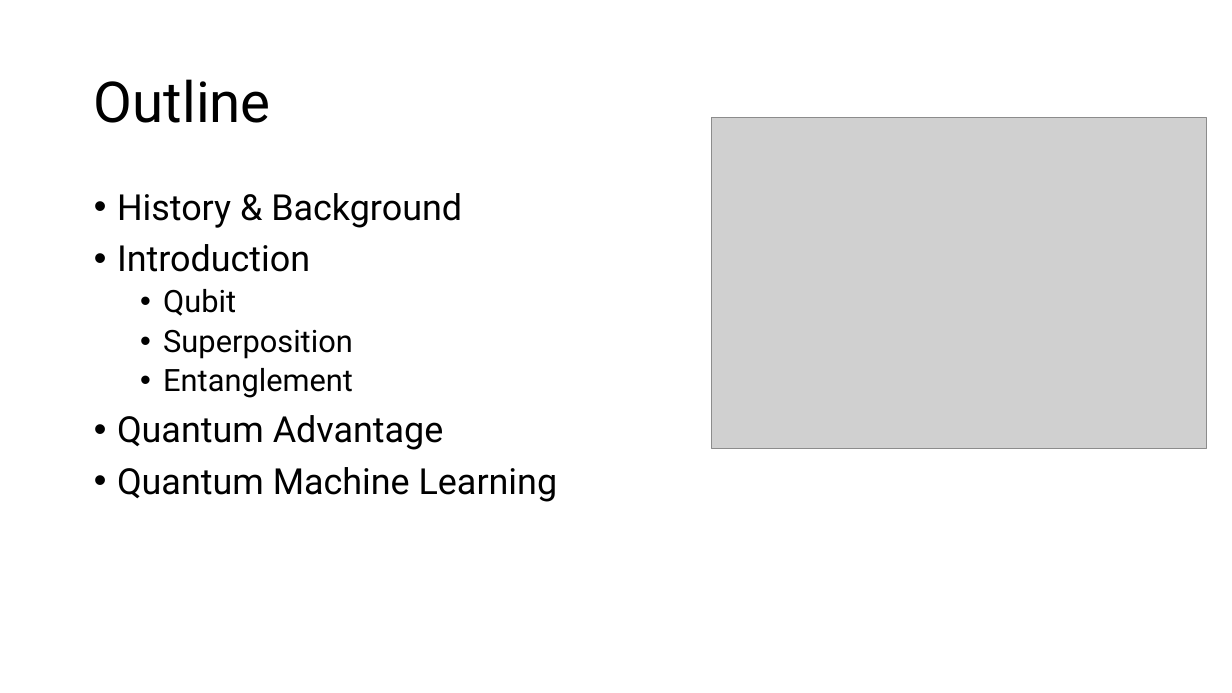
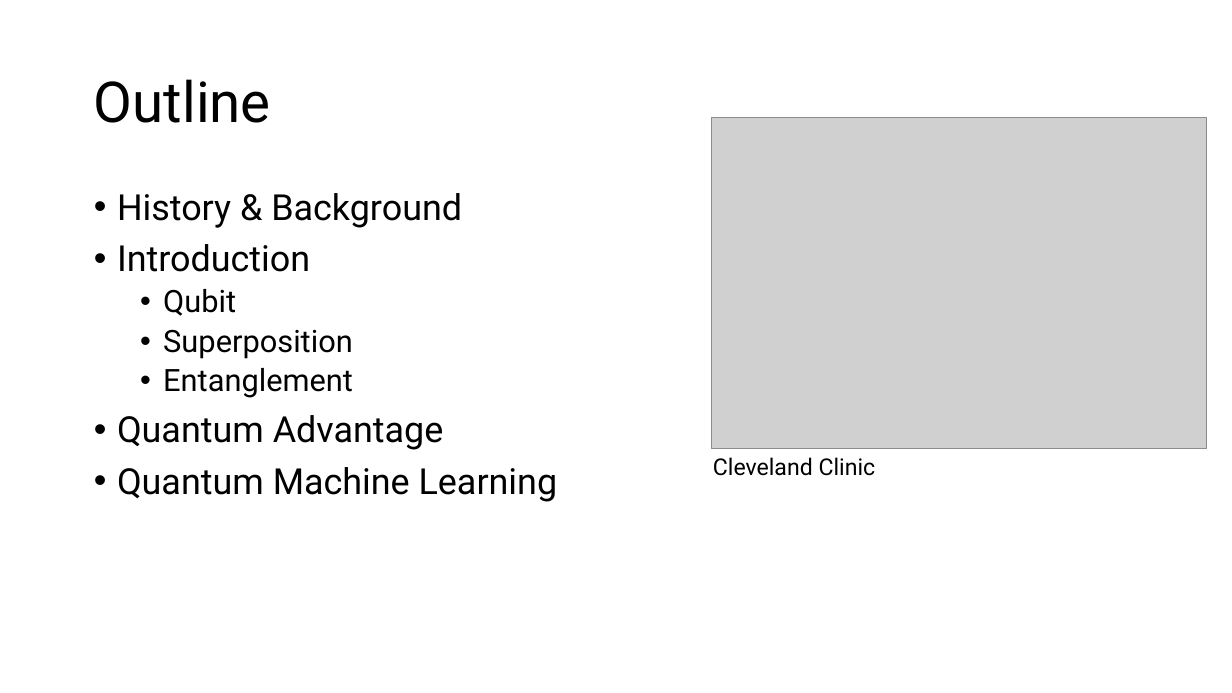
Before and after one commit to aebergl/Presentations, a slide deck: slide 3 of QuantumComputing.pptx. Drawn at 1232x693 pixels with LibreOffice and Linux fonts; fonts in the diff are those of the drawing; grey boxes stand for pictures. Boxes give left, top, right and bottom in pixels: in the first picture for what was removed or moved away, otherwise in the second. Text is boxed around its words. In the diff, an @@ line names an element or a change of style, - is before the commit and + after.

```diff
--- a/QuantumComputing.pptx
+++ b/QuantumComputing.pptx
@@ text added at (713, 457, 876, 476), 18 pt, text #000000 @@
+Cleveland Clinic
```
Also in this commit, not shown: 5 other slides changed, 10 slides added, 4 slides removed, 1 other file.
